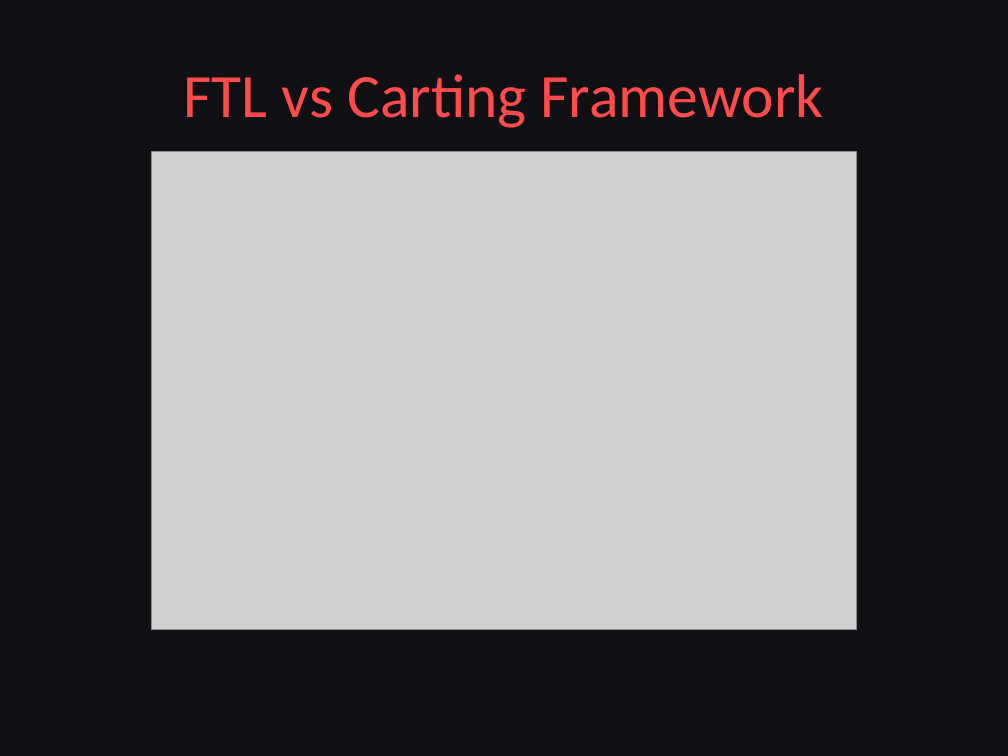
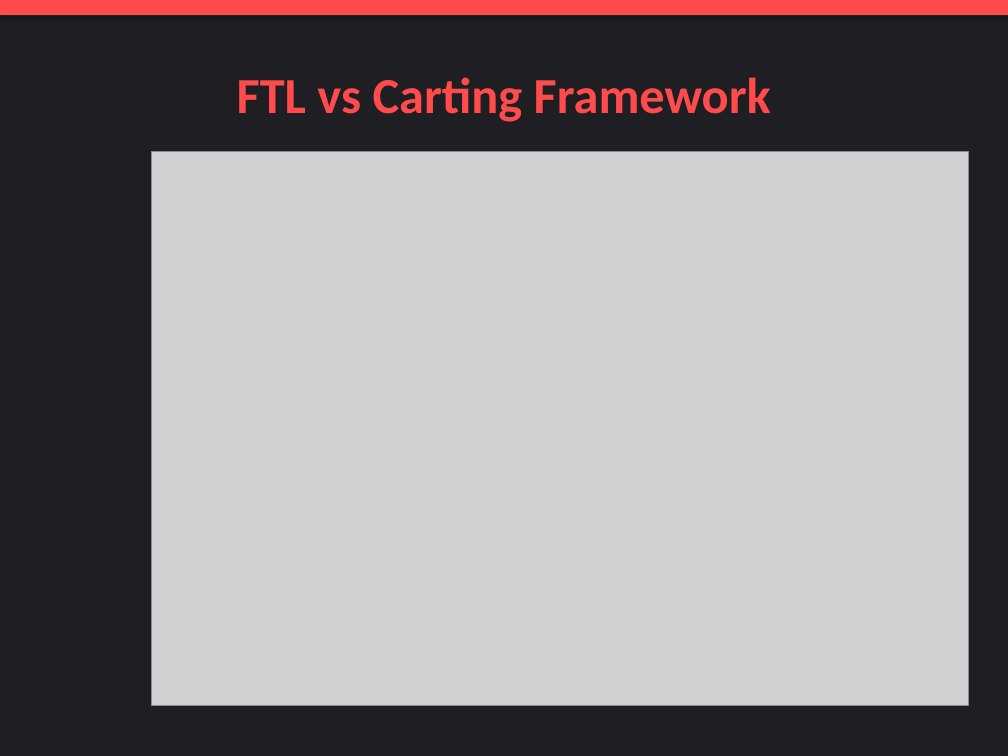
Before and after one commit to Shikhyy/Delhivery-Graph-Intelligence-System, a slide deck: slide 7 of Pitch_Deck.pptx. Drawn at 1008x756 pixels with LibreOffice and Linux fonts; fonts in the diff are those of the drawing; grey boxes stand for pictures. Boxes give left, top, right and bottom in pixels: in the first picture for what was removed or moved away, otherwise in the second. Text is boxed around its words. In the diff, an @@ line names an element or a change of style, - is before the commit and + after.

Commit message:
Update author to Shikhar Verma and improve PPTX styling

```diff
--- a/Pitch_Deck.pptx
+++ b/Pitch_Deck.pptx
@@ background #0F0F14 to #1E1E23 @@
@@ rectangle added at (0,0,1008,15), fill #FF4B4B @@
@@ title "FTL vs Carting Framework" at (237,77,771,122): size 44 to 36 pt, bold on @@
@@ picture: place and size @@
-picture at (151,151,857,630)
+picture at (151,151,969,706)
```
Also in this commit, not shown: 8 other slides changed, 2 other files.
